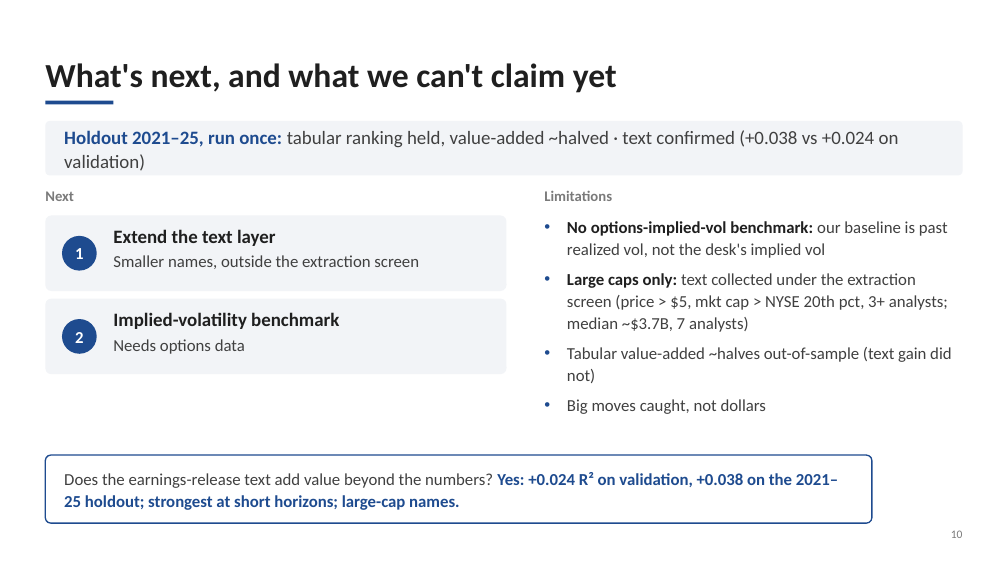
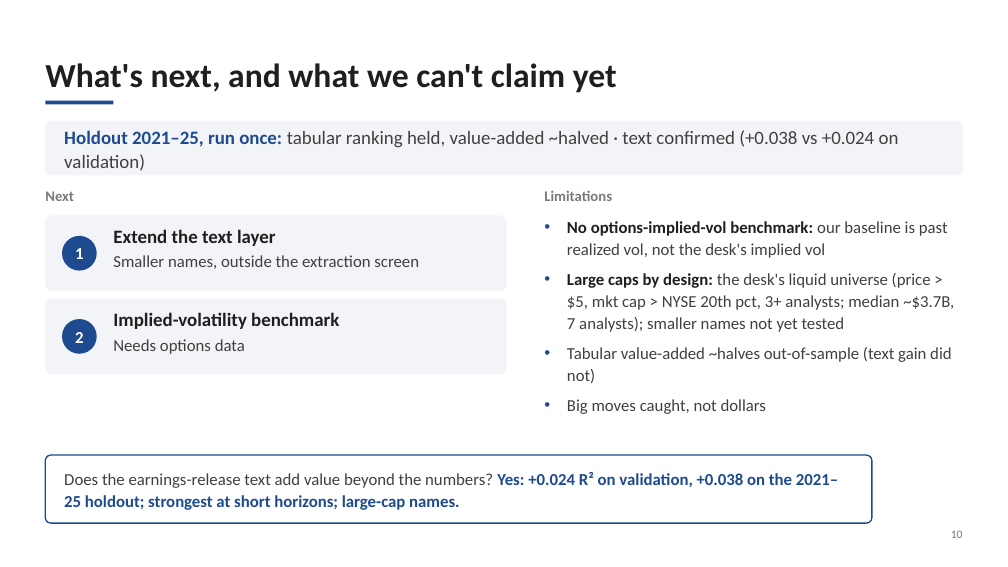
Before and after one commit to xkarelm/the-ai-edge-earnings-vol, a slide deck: slide 10 of vol_pipeline/deck/pitch_deck.pptx. Drawn at 1008x567 pixels with LibreOffice and Linux fonts; fonts in the diff are those of the drawing. Boxes give left, top, right and bottom in pixels: in the first picture for what was removed or moved away, otherwise in the second. Text is boxed around its words. In the diff, an @@ line names an element or a change of style, - is before the commit and + after.

```diff
--- a/vol_pipeline/deck/pitch_deck.pptx
+++ b/vol_pipeline/deck/pitch_deck.pptx
@@ text at box(567, 273, 954, 332): text changed @@
-• Large caps only: text collected under the extraction screen (price > $5, mkt cap > NYSE 20th pct, 3+ analysts; median ~$3.7B, 7 analysts)
+• Large caps by design: the desk's liquid universe (price > $5, mkt cap > NYSE 20th pct, 3+ analysts; median ~$3.7B, 7 analysts); smaller names not yet tested
```
Also in this commit, not shown: 3 other slides changed, 5 other files.
